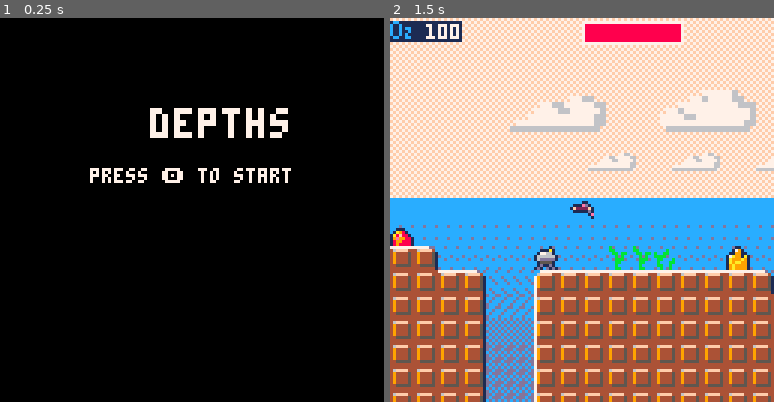
Above: before the commit, frames 1-2 (left to right).
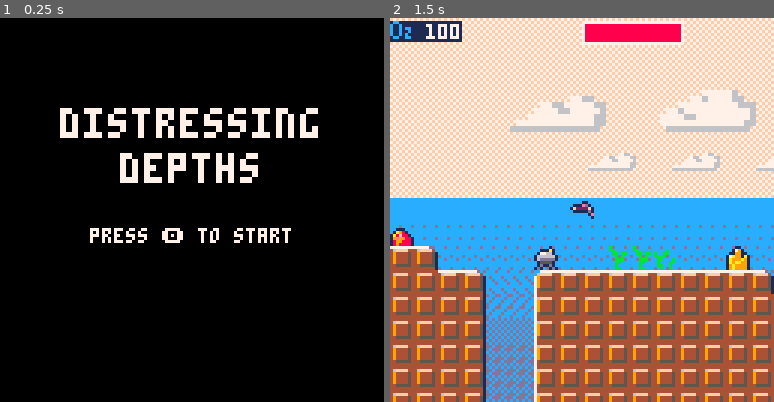
Above: after the commit, the same moments.

Repository: pcholt/ludumdare57
Game: PICO-8 cartridge depths.p8
Two runs of this game, one before a commit and one after it. Both use one fixed random seed, a clock stepped at 60 frames per second and the inputs below.
Inputs:
- Up to frame 1 (0.25 s): no input
- Up to frame 2 (1.5 s): tap X (X key) at 0.33, 1.07 s; tap O (Z key) at 0.7 s

The runs differ from the first frame. In frame 1, 5.4% of the frame differs, in the area x 15-83%, y 23-59%; in frame 2, nothing differs.

Commit message:
Just for consistency adding the correct title

Diff:
--- a/depths.p8
+++ b/depths.p8
@@ -53,8 +53,9 @@
     if state==s_title then
         camera(0)
         cls(0)
-        print("\^w\^tdepths", 50, 30, 7)
-        print("press 🅾️ to start", 30, 50, 7)
+        print("\^w\^tdistressing", 20, 30, 7)
+        print("\^w\^tdepths", 40, 45, 7)
+        print("press 🅾️ to start", 30, 70, 7)
         if btnp(4) then
             player.x = 100
             player.y = 8
